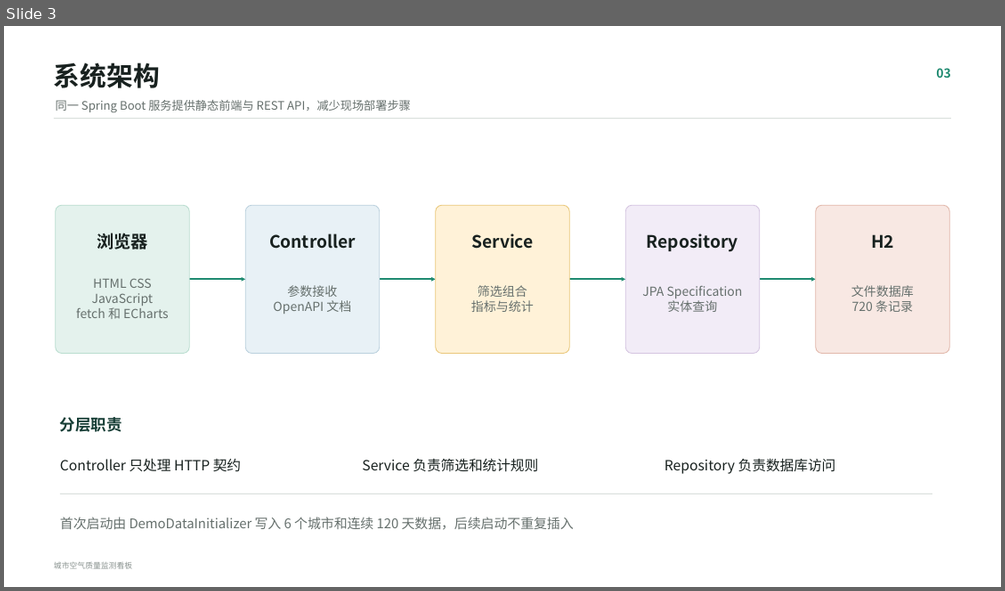
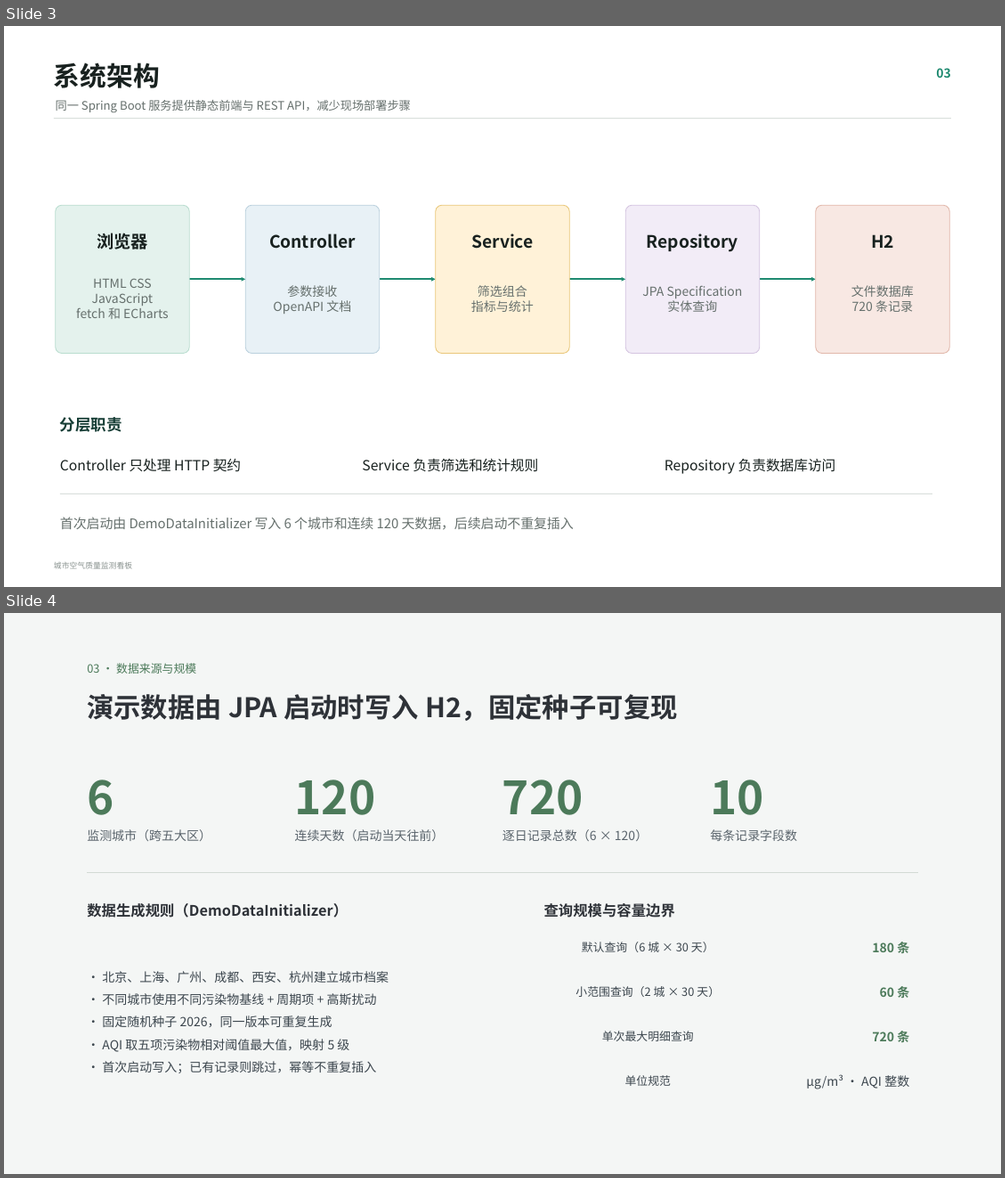
Before and after one commit to LHWLX/air-quality-dashboard, a slide deck: docs/城市空气质量监测看板答辩.pptx. Shown one above the other, each under a label of ours: slide 3 before the commit, slides 3 and 4 after it. The pictures are 1005x591 and 1005x1178 pixels, drawn with LibreOffice and Linux fonts; fonts in the diff are those of the drawing. Boxes give left, top, right and bottom in pixels: in the first picture for what was removed or moved away, otherwise in the second. Text is boxed around its words. In the diff, an @@ line names an element or a change of style, - is before the commit and + after.

```diff
--- a/docs/城市空气质量监测看板答辩.pptx
+++ b/docs/城市空气质量监测看板答辩.pptx
@@ slide 4 added at <box>4,613,1001,1174</box>, background #F4F6F5 @@
@@ text added at <box>87,663,196,674</box>, 11 pt, text #4C7A5A @@
+03 · 数据来源与规模
@@ text added at <box>87,694,678,721</box>, 26 pt, text #2E3238, bold @@
+演示数据由 JPA 启动时写入 H2，固定种子可复现
@@ text added at <box>87,779,113,815</box>, 44 pt, text #4C7A5A, bold @@
+6
@@ text added at <box>295,779,376,815</box>, 44 pt, text #4C7A5A, bold @@
+120
@@ text added at <box>502,779,583,815</box>, 44 pt, text #4C7A5A, bold @@
+720
@@ text added at <box>710,779,764,815</box>, 44 pt, text #4C7A5A, bold @@
+10
@@ text added at <box>87,829,211,841</box>, 12 pt, text #5A646C @@
+监测城市（跨五大区）
@@ text added at <box>295,829,445,841</box>, 12 pt, text #5A646C @@
+连续天数（启动当天往前）
@@ text added at <box>502,829,647,841</box>, 12 pt, text #5A646C @@
+逐日记录总数（6 × 120）
@@ text added at <box>710,829,797,841</box>, 12 pt, text #5A646C @@
+每条记录字段数
@@ line added from (87, 873) to (918, 873), #D2DAD4 1 pt @@
@@ text added at <box>87,903,348,917</box>, 14 pt, text #2E3238, bold @@
+数据生成规则（DemoDataInitializer）
@@ text added at <box>544,903,675,917</box>, 14 pt, text #2E3238, bold @@
+查询规模与容量边界
@@ table added at <box>544,930,918,1107</box>, 4 rows, 2 columns @@
+默认查询（6 城 × 30 天） | 180 条
+小范围查询（2 城 × 30 天） | 60 条
+单次最大明细查询 | 720 条
+单位规范 | μg/m³ · AQI 整数
@@ text added at <box>102,971,388,1073</box>, 12 pt, text #3C464E @@
+· 北京、上海、广州、成都、西安、杭州建立城市档案
+· 不同城市使用不同污染物基线 + 周期项 + 高斯扰动
+· 固定随机种子 2026，同一版本可重复生成
+· AQI 取五项污染物相对阈值最大值，映射 5 级
+· 首次启动写入；已有记录则跳过，幂等不重复插入
```
Also in this commit, not shown: 4 other slides added, 3 slides removed, 39 other files.
